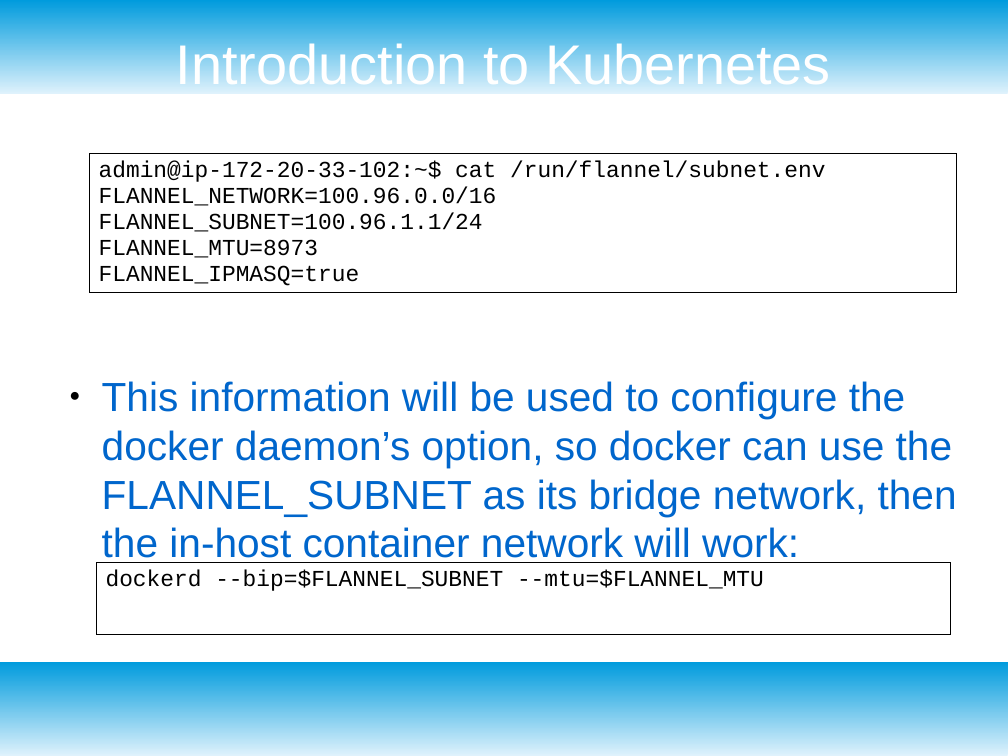
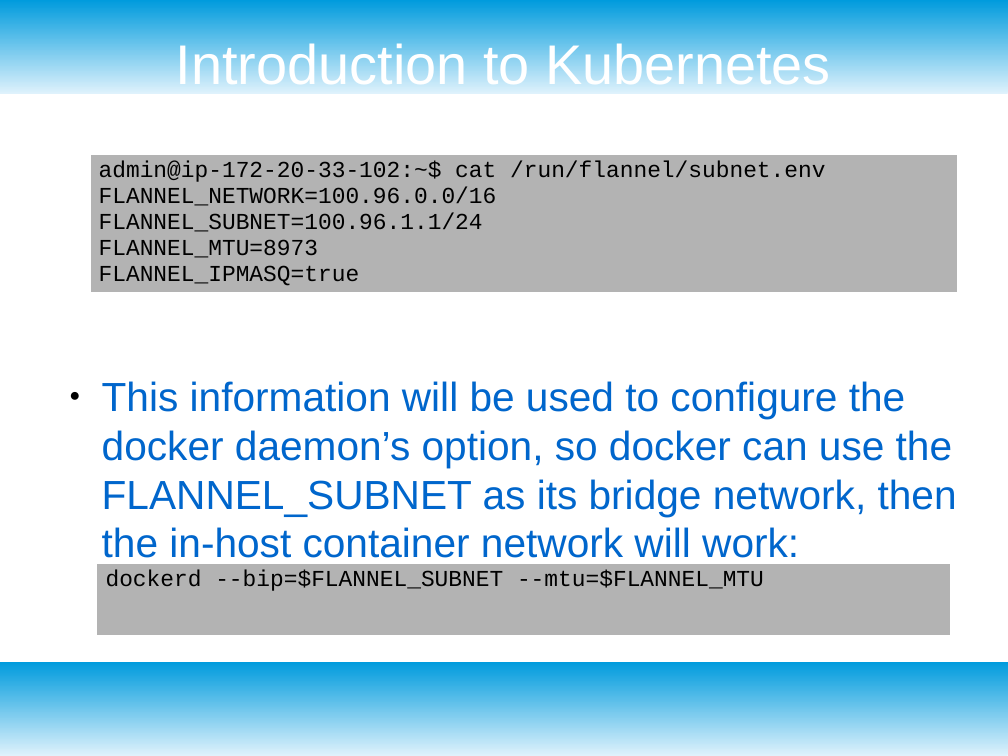
Before and after one commit to redmage123/kubernetes-course, a slide deck: slide 143 of docs/Kubernetes slides.odp. Drawn at 1008x756 pixels with LibreOffice and Linux fonts; fonts in the diff are those of the drawing. Boxes give left, top, right and bottom in pixels: in the first picture for what was removed or moved away, otherwise in the second. Text is boxed around its words. In the diff, an @@ line names an element or a change of style, - is before the commit and + after.

```diff
--- a/docs/Kubernetes slides.odp
+++ b/docs/Kubernetes slides.odp
@@ table at box(90, 154, 957, 293) @@
@@ fill none to #B3B3B3 in row 1, column 1 @@
@@ borders changed @@
@@ table at box(97, 563, 951, 635) @@
@@ fill none to #B3B3B3 in row 1, column 1 @@
@@ borders changed @@
```
Also in this commit, not shown: 28 other slides changed, 1 slide added, 1 slide removed, 2 other files.
